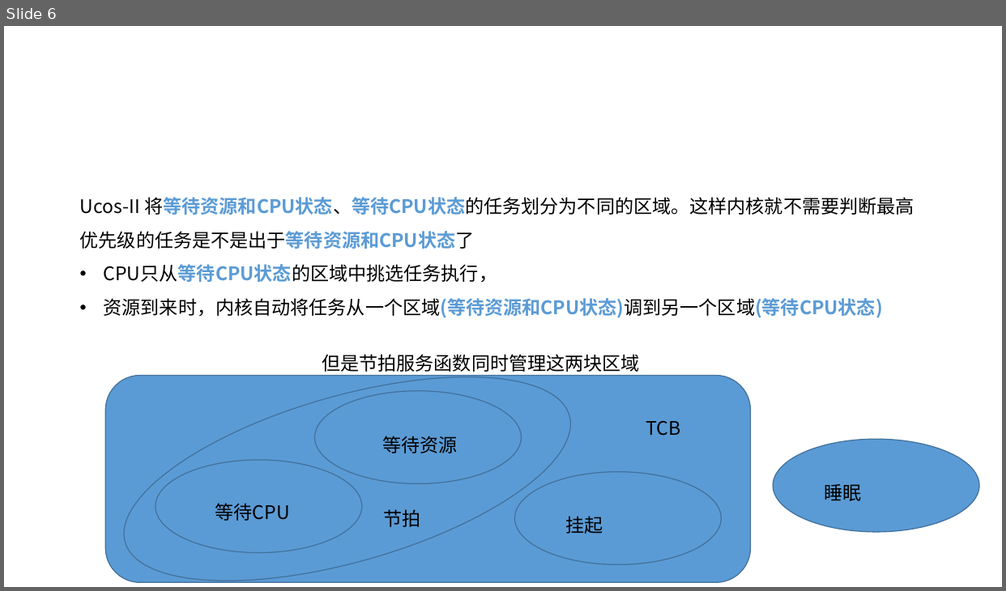
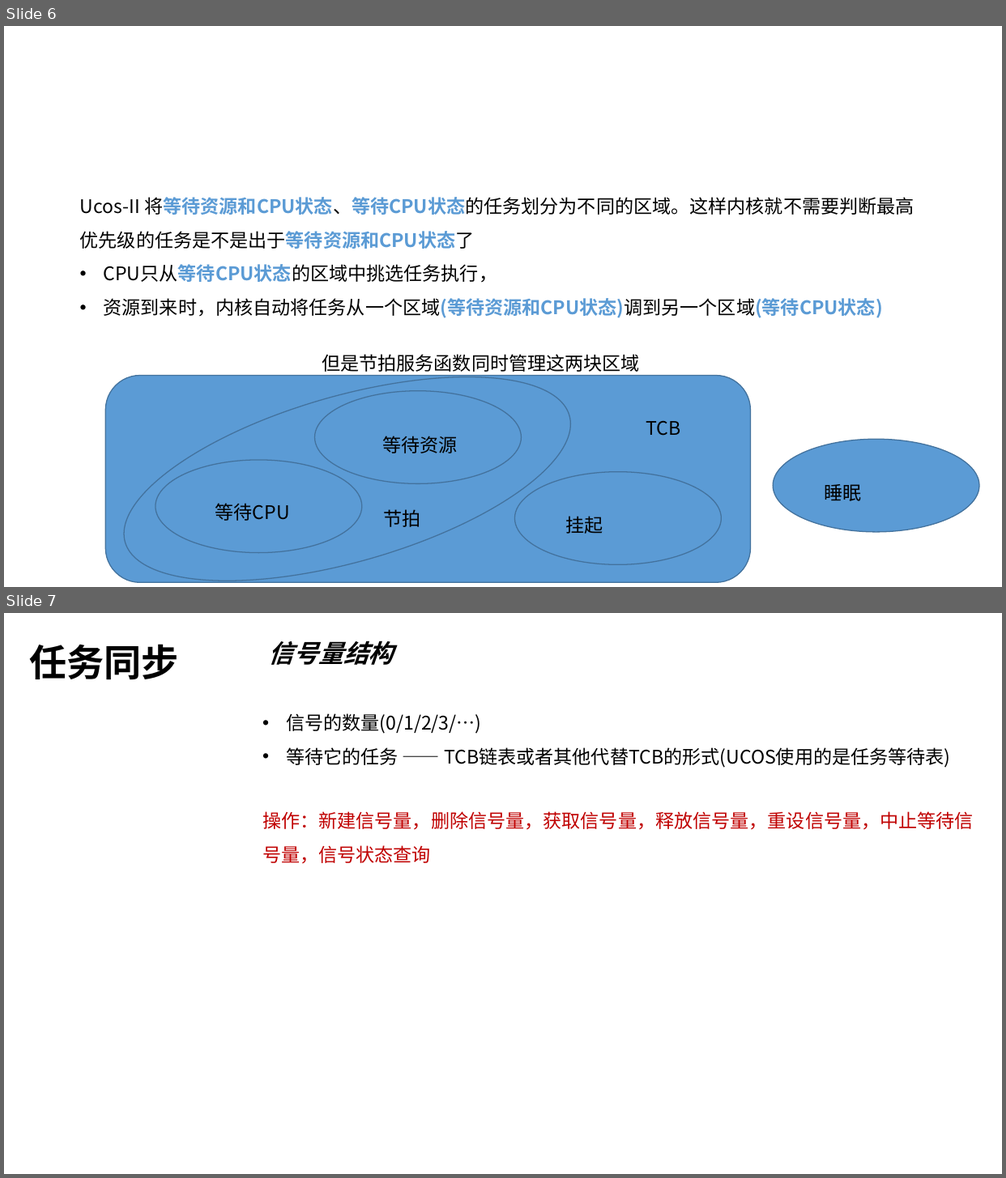
Before and after one commit to linghuix/UcosII-embedded-system, a slide deck: image/1.UCOS分析与深入解读.pptx. Shown one above the other, each under a label of ours: slide 6 before the commit, slides 6 and 7 after it. The pictures are 1006x591 and 1006x1178 pixels, drawn with LibreOffice and Linux fonts; fonts in the diff are those of the drawing. Boxes give left, top, right and bottom in pixels: in the first picture for what was removed or moved away, otherwise in the second. Text is boxed around its words. In the diff, an @@ line names an element or a change of style, - is before the commit and + after.

```diff
--- a/image/1.UCOS分析与深入解读.pptx
+++ b/image/1.UCOS分析与深入解读.pptx
@@ slide 7 added at [4, 613, 1002, 1174], background #FFFFFF @@
@@ text added at [29, 644, 179, 679], 36 pt, text #000000, bold @@
+任务同步
@@ title added at [269, 641, 394, 665], 24 pt, text #000000, bold, italic @@
+信号量结构
@@ text added at [286, 713, 950, 768], 18 pt, text #000000 @@
+• 信号的数量(0/1/2/3/…)
+• 等待它的任务 —— TCB链表或者其他代替TCB的形式(UCOS使用的是任务等待表)
@@ text added at [262, 811, 974, 864], 18 pt, text #C00000 @@
+操作：新建信号量，删除信号量，获取信号量，释放信号量，重设信号量，中止等待信号量，信号状态查询
```
Also in this commit, not shown: 7 slides changed, 44 other files.
